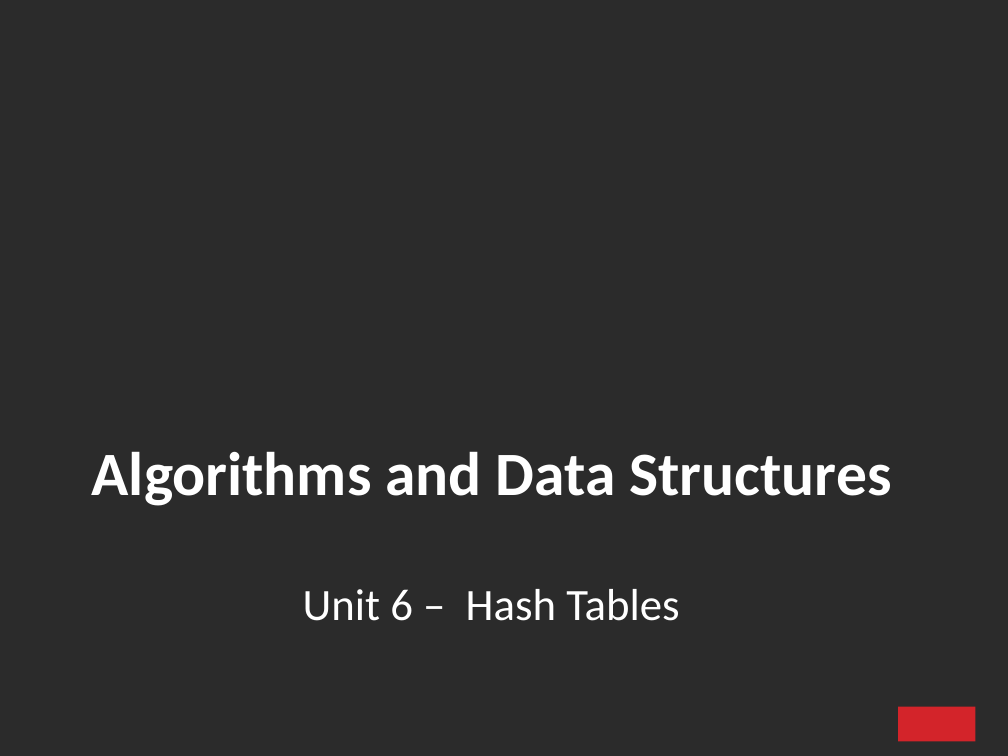
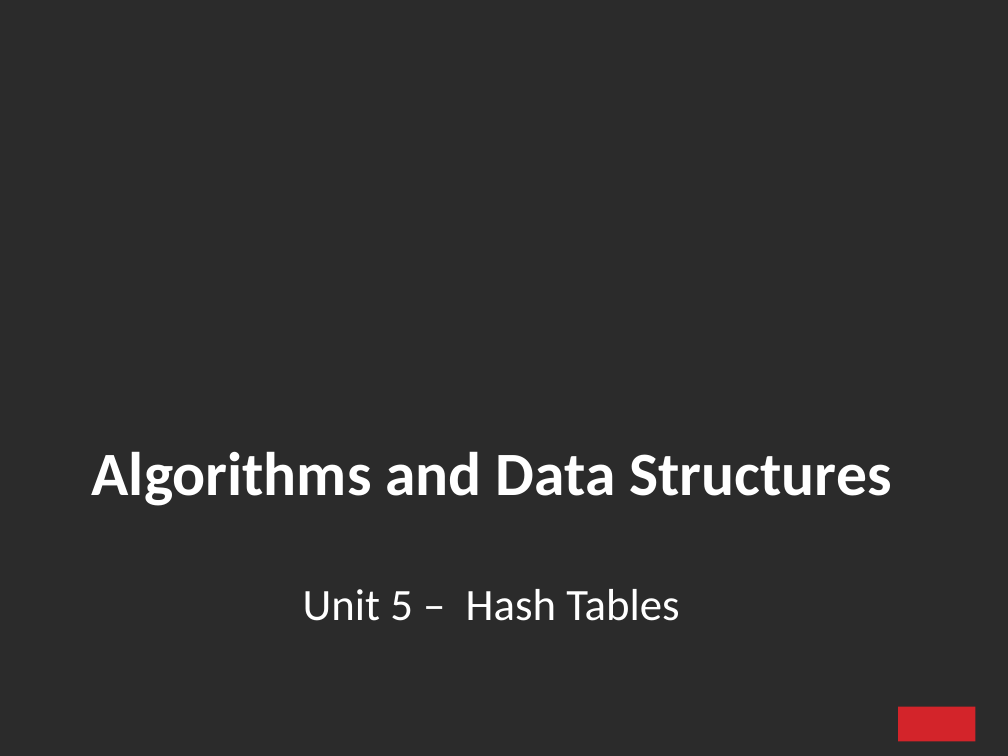
Before and after one commit to ifromm/dsa, a slide deck: slide 1 of slides/unit_5_hashtables.pptx. Drawn at 1008x756 pixels with LibreOffice and Linux fonts; fonts in the diff are those of the drawing; background and template pictures are left out; a plain dark background stands for a picture behind light text. Boxes give left, top, right and bottom in pixels: in the first picture for what was removed or moved away, otherwise in the second. Text is boxed around its words. In the diff, an @@ line names an element or a change of style, - is before the commit and + after.

```diff
--- a/slides/unit_5_hashtables.pptx
+++ b/slides/unit_5_hashtables.pptx
@@ text at <box>303,589,679,621</box>: text changed @@
-Unit 6 – Hash Tables
+Unit 5 – Hash Tables
```
Also in this commit, not shown: 5 other slides changed, 3 slides added, 1 slide removed.
